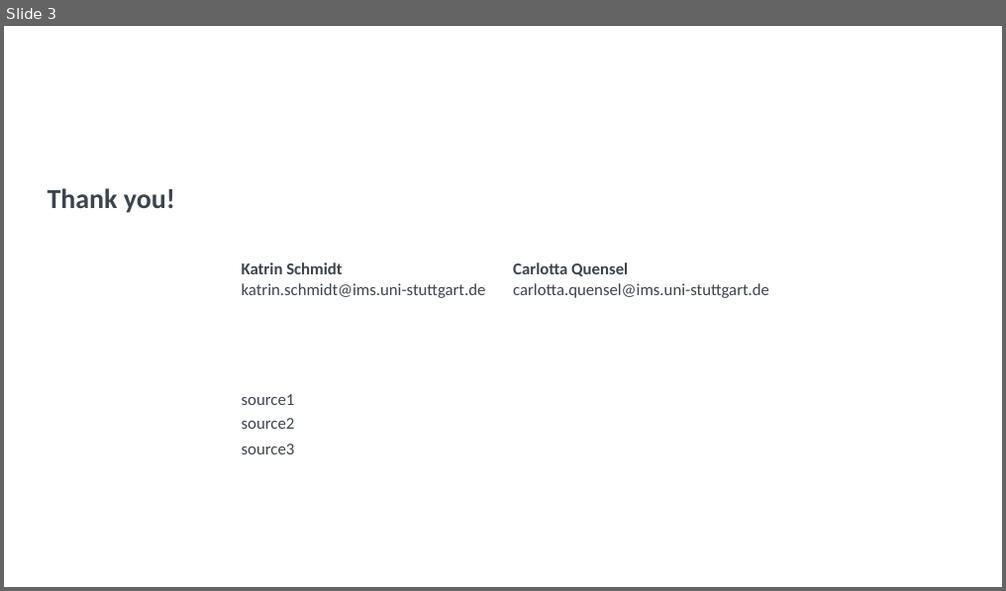
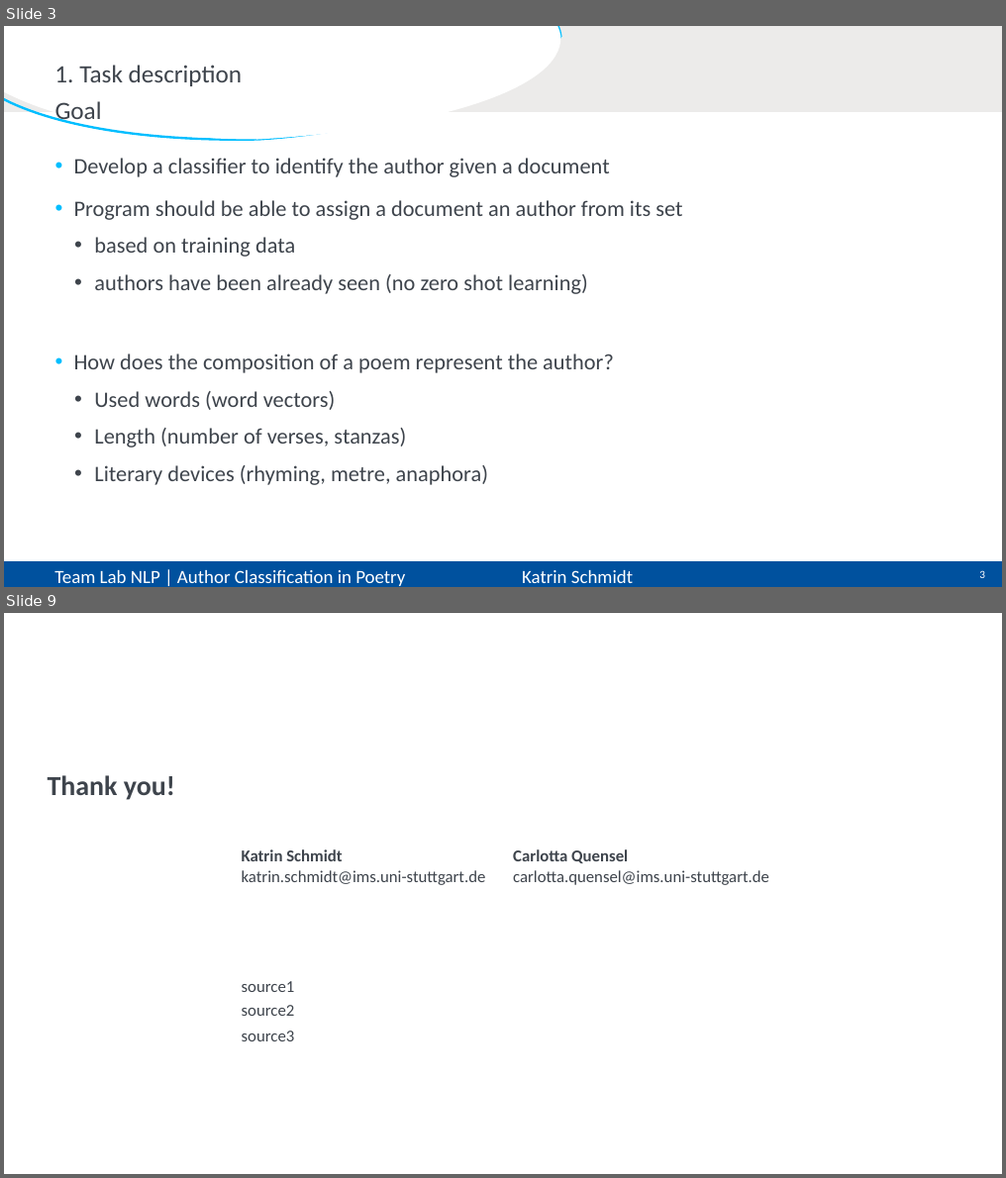
Before and after one commit to CarlottaQuensel/Author_Classification-Team_Lab, a slide deck: reports/TeamLab-presentation.pptx. Shown one above the other, each under a label of ours: slide 3 before the commit, slides 3 and 9 after it; the slides between them are not shown. The pictures are 1006x591 and 1006x1178 pixels, drawn with LibreOffice and Linux fonts; fonts in the diff are those of the drawing; background and template pictures are left out. Boxes give left, top, right and bottom in pixels: in the first picture for what was removed or moved away, otherwise in the second. Text is boxed around its words. In the diff, an @@ line names an element or a change of style, - is before the commit and + after.

```diff
--- a/reports/TeamLab-presentation.pptx
+++ b/reports/TeamLab-presentation.pptx
@@ slide 3 added at box(4, 26, 1002, 587), background #FFFFFF @@
@@ rectangle added at box(4, 26, 1002, 112), fill #ECEBEA, outline #ECEBEA 1 pt @@
@@ freeform shape added at box(4, 26, 561, 140), fill #FFFFFF, outline #00BEFF 2.25 pt @@
@@ title added at box(54, 65, 243, 86), 24 pt, text #3E444C @@
+1. Task description
@@ text added at box(55, 101, 102, 126), 24 pt, text #3E444C @@
+Goal
@@ text added at box(74, 158, 682, 485), 21.3 pt, text #3E444C @@
+• Develop a classifier to identify the author given a document
+• Program should be able to assign a document an author from its set
+  • based on training data
+  • authors have been already seen (no zero shot learning)
+• How does the composition of a poem represent the author?
+  • Used words (word vectors)
+  • Length (number of verses, stanzas)
+  • Literary devices (rhyming, metre, anaphora)
@@ rectangle added at box(4, 562, 1002, 587), fill #00519E @@
@@ text added at box(54, 570, 633, 586), 18 pt, text #FFFFFF @@
+Team Lab NLP | Author Classification in Poetry Katrin Schmidt – Carlotta Quensel
@@ page number added at box(979, 570, 985, 578), 10.7 pt, text #FFFFFF @@
+3
@@ what was slide 3 is now slide 9 @@
```
Also in this commit, not shown: 2 slides changed, 5 other slides added.
